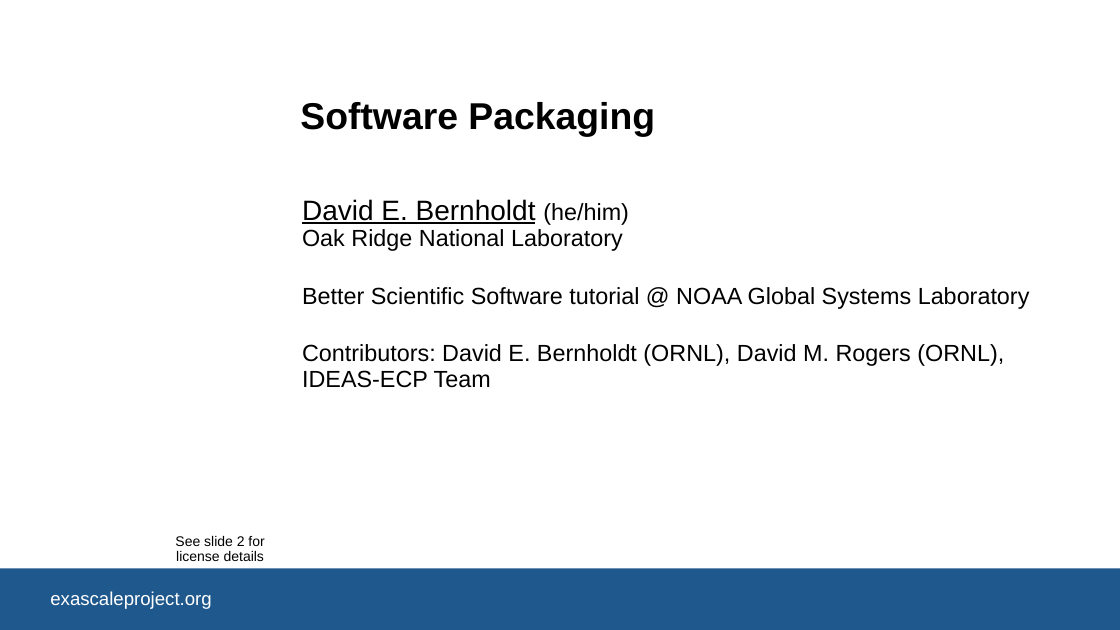
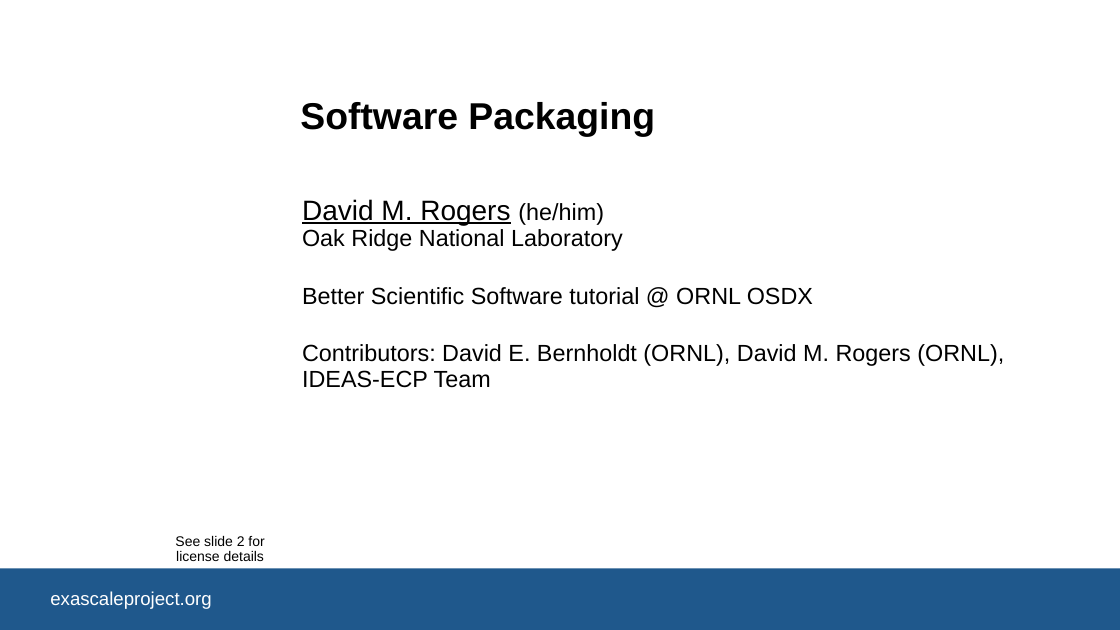
Before and after one commit to bssw-tutorial/presentations, a slide deck: slide 1 of packaging.pptx. Drawn at 1120x630 pixels with LibreOffice and Linux fonts; fonts in the diff are those of the drawing; background and template pictures are left out. Boxes give left, top, right and bottom in pixels: in the first picture for what was removed or moved away, otherwise in the second. Text is boxed around its words. In the diff, an @@ line names an element or a change of style, - is before the commit and + after.

Commit message:
Update packaging.

```diff
--- a/packaging.pptx
+++ b/packaging.pptx
@@ subtitle at [302,199,813,305]: text changed @@
-David E. Bernholdt (he/him)
-Oak Ridge National Laboratory
-Better Scientific Software tutorial @ NOAA Global Systems Laboratory
+David M. Rogers (he/him)
+Oak Ridge National Laboratory
+Better Scientific Software tutorial @ ORNL OSDX
```
